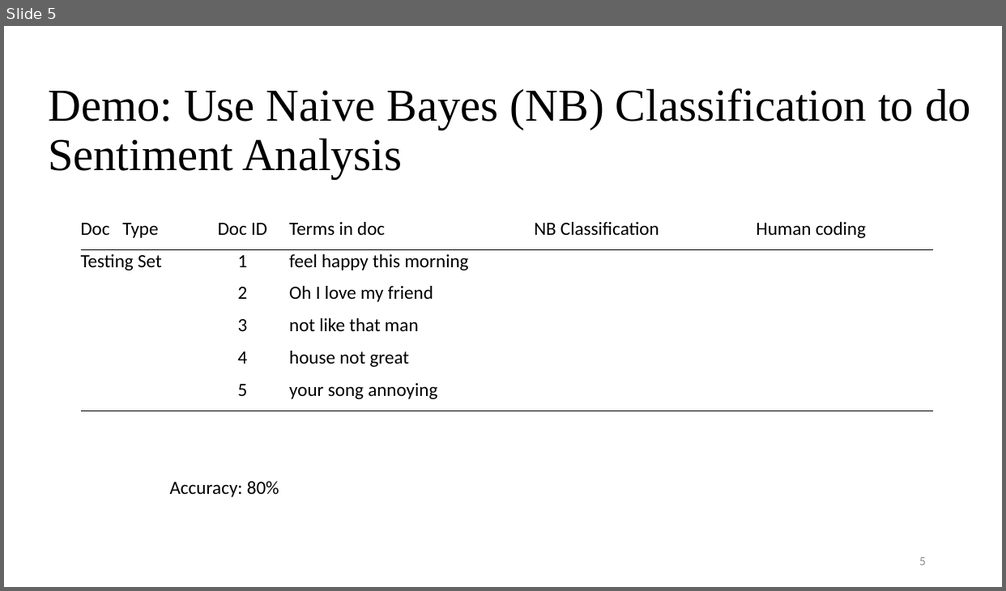
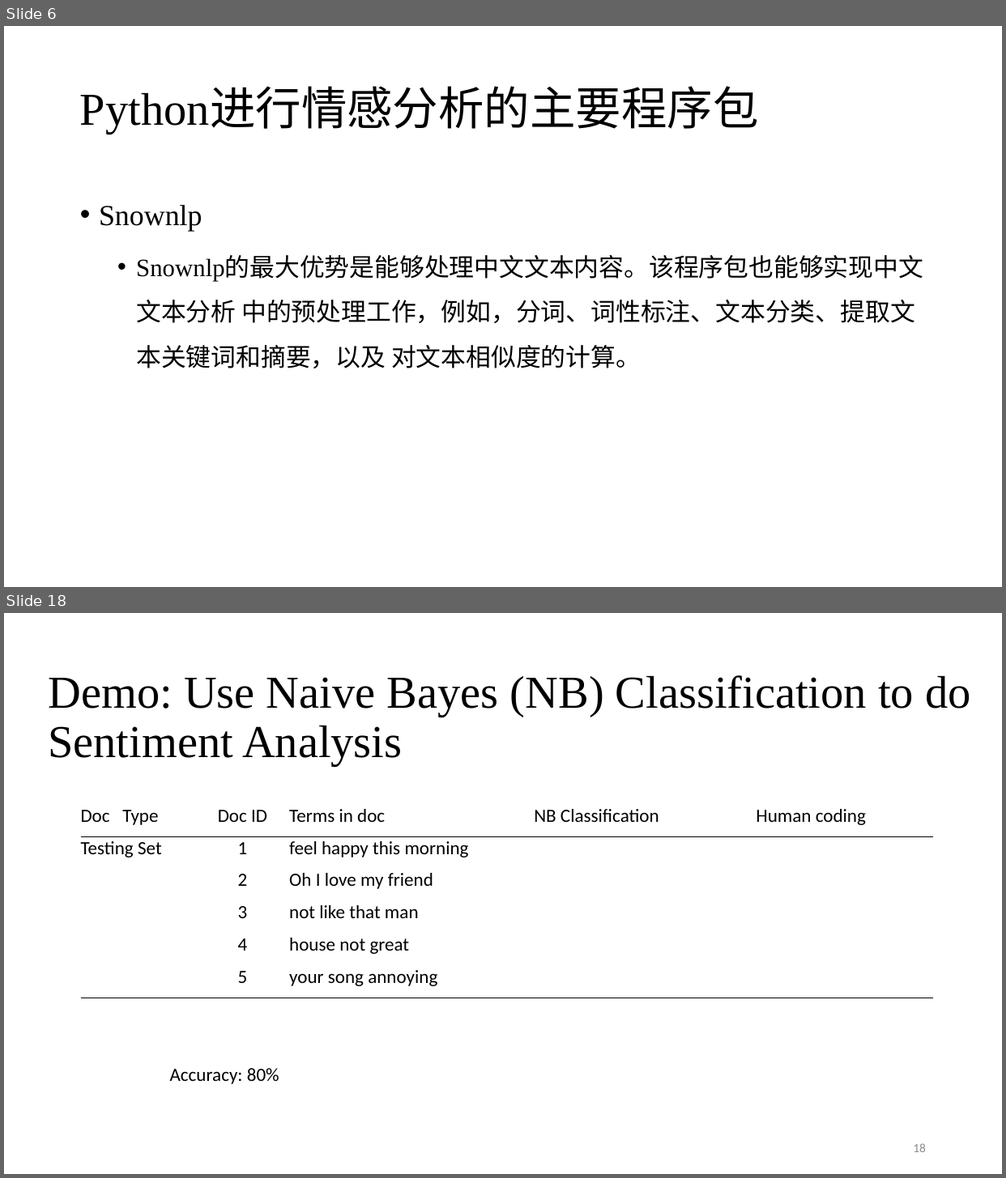
Before and after one commit to SocratesClub/ccrbook, a slide deck: slides/Chapter 3&4 语义建模 .pptx. Shown one above the other, each under a label of ours: slide 5 before the commit, slides 6 and 18 after it; the slides between them are not shown. The pictures are 1006x591 and 1006x1178 pixels, drawn with LibreOffice and Linux fonts; fonts in the diff are those of the drawing. Boxes give left, top, right and bottom in pixels: in the first picture for what was removed or moved away, otherwise in the second. Text is boxed around its words. In the diff, an @@ line names an element or a change of style, - is before the commit and + after.

```diff
--- a/slides/Chapter 3&4 语义建模 .pptx
+++ b/slides/Chapter 3&4 语义建模 .pptx
@@ slide 6 added at (4, 26, 1002, 587), background #FFFFFF @@
@@ title added at (80, 89, 759, 134), 44 pt, text #000000 @@
+Python进行情感分析的主要程序包
@@ text added at (99, 205, 923, 369), 24 pt, text #000000 @@
+• Snownlp
+  • Snownlp的最大优势是能够处理中文文本内容。该程序包也能够实现中文文本分析 中的预处理工作，例如，分词、词性标注、文本分类、提取文本关键词和摘要，以及 对文本相似度的计算。
@@ what was slide 5 is now slide 18 @@
@@ page number at (913, 1144, 926, 1152): text changed @@
-5
+18
```
Also in this commit, not shown: 6 slides changed, 12 other slides added, 4 slides removed.
